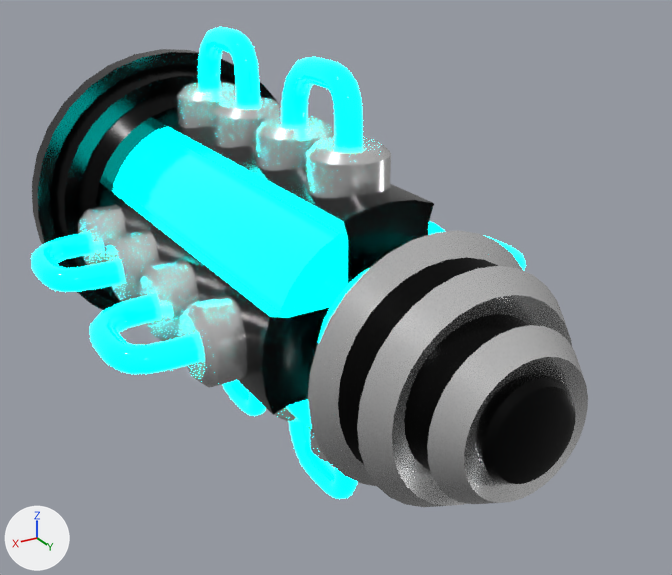
An edit to the FBX model ikt/Assets/Assets/Models/CashCow4.fbx, drawn before and after from the same camera.
Rendered twice from a 50 mm camera at (38.7, 102.0, 33.5) aimed at (-1.8, 34.5, -0.2). Arrows for +X, +Y and +Z are at lower left; the lights stay in place. Where no turn or scale is listed for an object, it has been applied to the vertices.

The scene before the commit, as lines of its bpy script (objects in view):
```python
me_cylinder_007 = bpy.data.meshes.new('Cylinder.007')
me_cylinder_007.from_pydata(...)  # 768 vertices, 528 faces; spans x -3.4..3.4, y -17.1..17.1, z -14.5..14.5
me_cylinder_007.materials.append(mat_core2)  # light grey #dedede
me_cylinder_009 = bpy.data.meshes.new('Cylinder.009')
me_cylinder_009.from_pydata(...)  # 384 vertices, 384 faces; spans x -10.6..10.6, y -7.4..6.6, z -10.6..10.6
me_cylinder_009.materials.append(mat_core2)  # light grey #dedede
me_cylinder_013 = bpy.data.meshes.new('Cylinder.013')
me_cylinder_013.from_pydata(...)  # 352 vertices, 322 faces; spans x -9.1..9.1, y -10.3..5.8, z -9.1..9.1
me_cylinder_013.materials.append(mat_core)  # black #000000
ob_cylinder_010 = bpy.data.objects.new('Cylinder.010', me_cylinder_007)
ob_cylinder_010.location = (0.0, 25.8, 0.0)
ob_cylinder_012 = bpy.data.objects.new('Cylinder.012', me_cylinder_013)
ob_cylinder_012.location = (0.0, 57.6, 0.0)
ob_cylinder_013 = bpy.data.objects.new('Cylinder.013', me_cylinder_009)
ob_cylinder_013.location = (0.0, 55.9, 0.0)
# also in view: 'Plane.002' at (0.0, 16.6, 0.0); 'Plane' at (0.0, 16.6, 0.0); 'Cylinder.004' at (0.0, 25.6, 0.0); 'Plane.001' at (0.0, 34.9, 0.0); 'Cylinder.011' at (0.0, 25.8, 0.0)
```
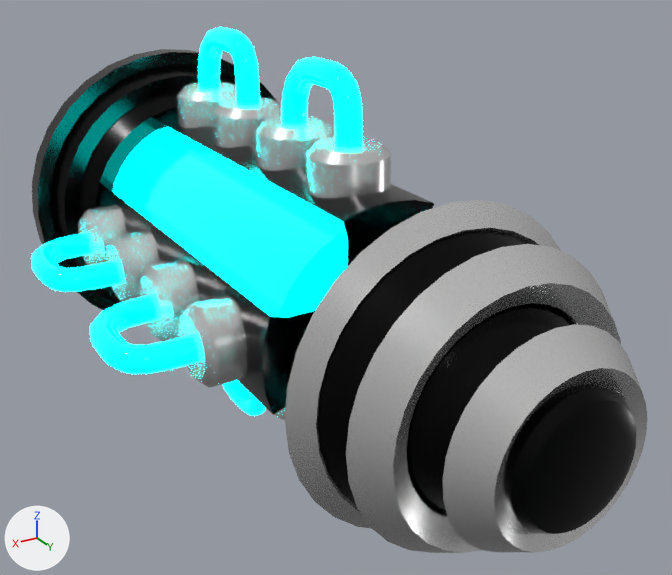
Where the change shows, as pixel boxes [x1, y1, x2, y2] in the pictures (672 x 575 px):
```json
{"object": "Livet2", "change": "added", "after": [285, 200, 647, 553]}
{"object": "Cylinder.013", "change": "deleted", "before": [308, 230, 588, 507]}
{"object": "Livet", "change": "added", "after": [317, 230, 636, 534], "on screen": "black"}
{"object": "Cylinder.012", "change": "deleted", "before": [338, 257, 576, 484], "on screen": "black"}
```

The change, as JSON lines over the scene's bpy script:
```json
{"op": "add", "block": "me_cylinder_016", "code": ["me_cylinder_016 = bpy.data.meshes.new('Cylinder.016')", "me_cylinder_016.from_pydata(...)  # 384 vertices, 384 faces; spans x -13.4..13.4, y -9.2..8.3, z -13.4..13.4", "me_cylinder_016.materials.append(mat_core2)  # light grey #dedede"]}
{"op": "add", "block": "me_cylinder_013_1", "code": ["me_cylinder_013_1 = bpy.data.meshes.new('Cylinder.013')", "me_cylinder_013_1.from_pydata(...)  # 352 vertices, 322 faces; spans x -11.8..11.8, y -13.5..7.6, z -11.8..11.8", "me_cylinder_013_1.materials.append(mat_core)  # black #000000"]}
{"op": "remove", "block": "ob_cylinder_013", "code": ["ob_cylinder_013 = bpy.data.objects.new('Cylinder.013', me_cylinder_009)", "ob_cylinder_013.location = (0.0, 55.9, 0.0)"]}
{"op": "remove", "block": "ob_cylinder_012", "code": ["ob_cylinder_012 = bpy.data.objects.new('Cylinder.012', me_cylinder_013)", "ob_cylinder_012.location = (0.0, 57.6, 0.0)"]}
{"op": "add", "block": "ob_livet2", "code": ["ob_livet2 = bpy.data.objects.new('Livet2', me_cylinder_016)", "ob_livet2.location = (0.0, 58.6, 0.0)"]}
{"op": "add", "block": "ob_livet", "code": ["ob_livet = bpy.data.objects.new('Livet', me_cylinder_013_1)", "ob_livet.location = (0.0, 60.3, 0.0)"]}
```
